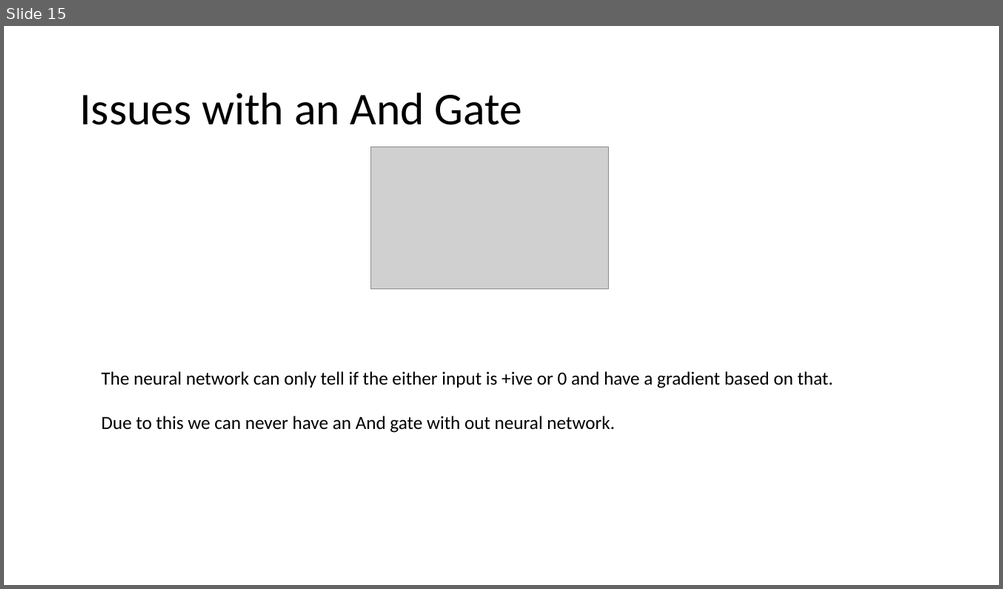
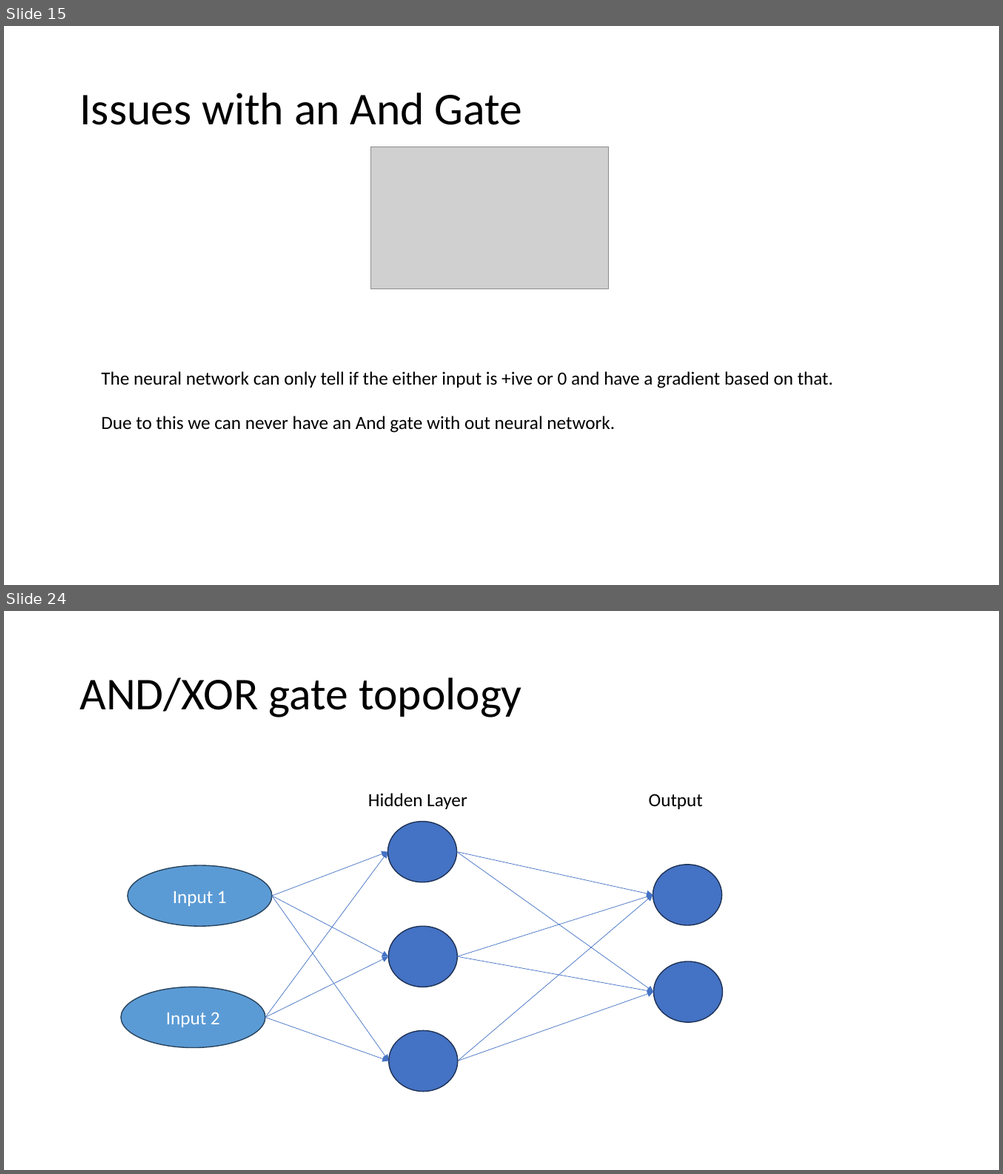
Before and after one commit to mustafa-behrainwala/simpleNN, a slide deck: Introduction To Neural Networks and AI.pptx. Shown one above the other, each under a label of ours: slide 15 before the commit, slides 15 and 24 after it; the slides between them are not shown. The pictures are 1003x589 and 1003x1174 pixels, drawn with LibreOffice and Linux fonts; fonts in the diff are those of the drawing; grey boxes stand for pictures. Boxes give left, top, right and bottom in pixels: in the first picture for what was removed or moved away, otherwise in the second. Text is boxed around its words. In the diff, an @@ line names an element or a change of style, - is before the commit and + after.

```diff
--- a/Introduction To Neural Networks and AI.pptx
+++ b/Introduction To Neural Networks and AI.pptx
@@ slide 24 added at <box>4,611,999,1170</box>, background #FFFFFF @@
@@ title added at <box>79,678,522,718</box>, 44 pt, text #000000 @@
+AND/XOR gate topology
@@ group added at <box>121,793,722,1092</box>: 12 arrows, 7 ellipses, 2 texts @@
+Input 1
+Hidden Layer
+Output
+Input 2
```
Also in this commit, not shown: 9 other slides added, 1 other file.
